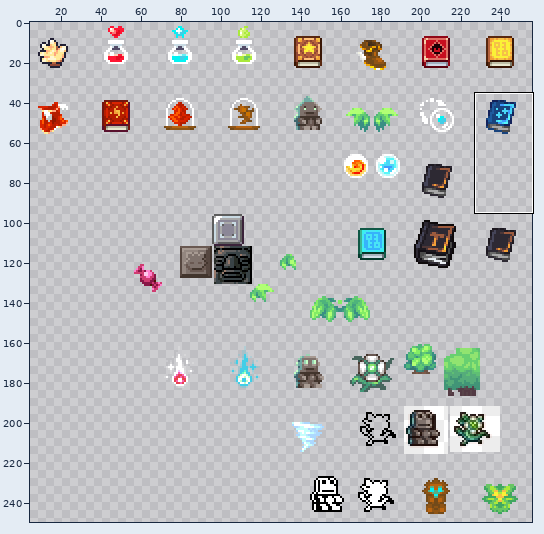
Sprite sheet, stored at Leore/Content/items.png. The picture above shows the old version from afar; the outline marks the close-up.
Close-up. As it was:
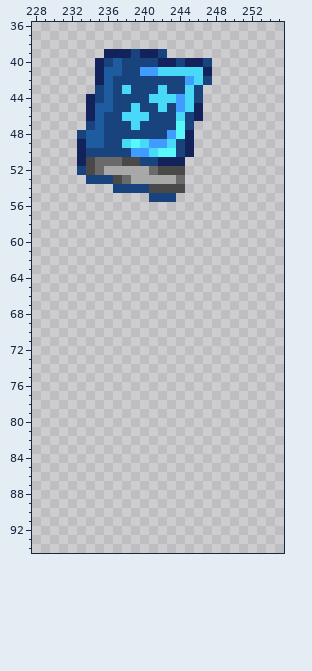
The file is 256x256 pixels. Colours within 5 levels of each other are drawn and written as one. Shown: x 228..255, y 36..94. The wide view leaves out empty margins.
After the commit:
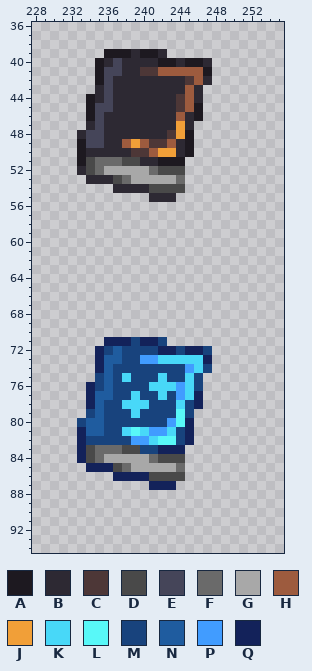
Palette (. is transparent): A #1d1920  B #2d2933  C #4d3737  D #494949  E #454559  F #6a6a6a  G #a8a8a8  H #9d5b3e  J #f19f38  K #48d8f8  L #58f8f8  M #18437d  N #1f5c9f  P #419cff  Q #13225a
The exact change:
Changed rows in their new state; - is an unchanged pixel.
first column x 233:
39 ---AAABAAB-----
40 --ABEBBBBAABAAB
41 --AEEBBCCHHHHHA
42 --AEBBBBBBBBCHB
43 --BEBBBBBBBBHB-
44 -ABEBBBBBBBCHB-
45 -AEEBBBBBBBCHA-
46 -AEBBBBBBBBHBA-
47 -BEBBBBBBBBJB--
48 BEEBBBBBBBCJA--
49 AEEBBHJHCCHBA--
50 ABBBBBCCHJJBA--
51 A------BBAAA---
52 B--------------
53 -BBB-----------
54 ----BBBB-------
55 --------BBB----
first column x 233:
71 ---QQQMQQM-----
72 --QMNMMMMQQMQQM
73 --QNNMMPPKKKKKQ
74 --QNMMMMMMMMPKM
75 --MNMKMMMKMMKM-
76 -QMNMMMMKKKPKM-
77 -QNNMMKMMKMPKQ-
78 -QNMMKKKMMMKMQ-
79 -MNMMMKMMMMLM--
80 MNNMMMMMMMPLQ--
81 QNNMMKLKPPKMQ--
82 QMMMMMPPKLLMQ--
83 QDFFFDDMMQQQ---
84 QDFGGGGGFDDD---
85 -QQQDFGGGGGF---
86 ----QQQQDDDD---
87 --------QQQ----
